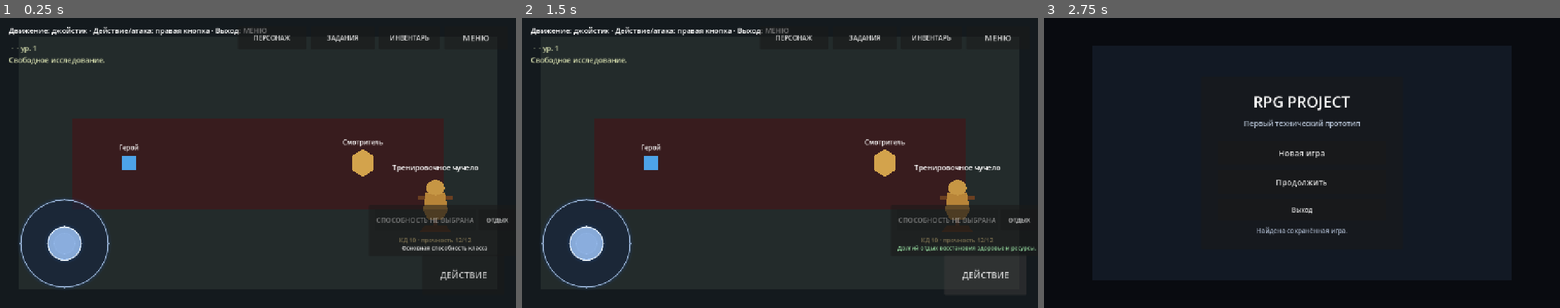
Above: before the commit, frames 1-3 (left to right).
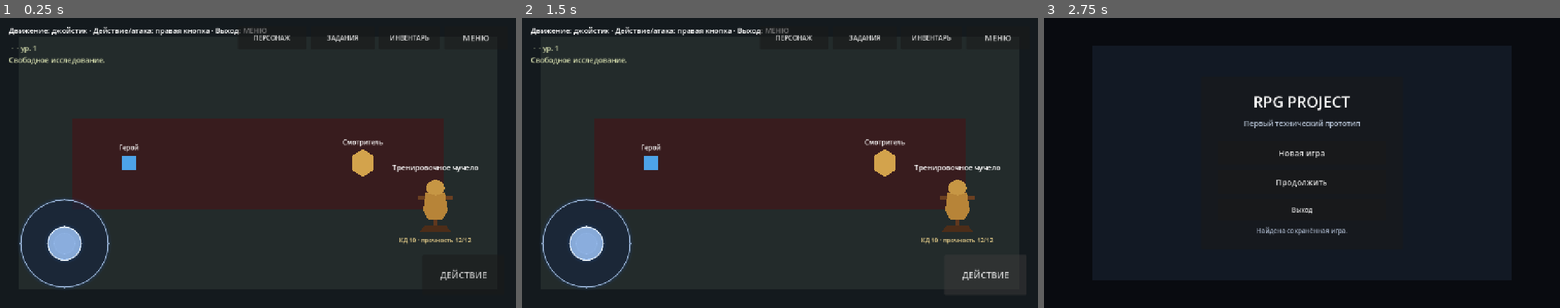
Above: after the commit, the same moments.

Repository: eretenkodaniil16-rgb/rpg-project
Game: Godot game, scene res://scenes/game/game.tscn
The game is run twice, just before and just after one commit, with the same random seed, the same clock (stepped at 60 frames per second) and the same inputs. This scene is started directly instead of the project's main scene.
Inputs (mouse positions are in pixels of both pictures, inside the frame that each line leads up to):
- Up to frame 1 (0.25 s): no input
- Up to frame 2 (1.5 s): click (1017, 221) at 0.5 s, where only the run before the commit has a clickable "ОТДЫХ"; click "ДЕЙСТВИЕ" at 1.25 s
- Up to frame 3 (2.75 s): click "МЕНЮ" at 2 s

The runs differ from the first frame. In frame 1, 0.8% of the frame differs, in the area x 73-99%, y 64-81%; in frame 2, 0.9%, in the area x 72-100%, y 64-81%; in frame 3, nothing differs.
Error after the commit: Invalid access to property or key 'rest_requested' on a base object of type 'Control (AbilityPanel)'. (res://scripts/game/game.gd:107)

Commit message:
refactor: move resting out of ability panel

Diff:
--- a/scripts/ui/ability_panel.gd
+++ b/scripts/ui/ability_panel.gd
@@ -2,13 +2,11 @@
 extends Control
 
 signal ability_requested(ability_id: String)
-signal rest_requested
 
 var _class_data: ClassDataSystem = ClassDataSystem.new()
 var _ability_button: Button
 var _resource_label: Label
 var _message_label: Label
-var _rest_button: Button
 var _character: PlayerCharacter
 
 
@@ -48,10 +46,10 @@
 	mouse_filter = Control.MOUSE_FILTER_IGNORE
 	var panel := PanelContainer.new()
 	panel.set_anchors_preset(Control.PRESET_BOTTOM_RIGHT)
-	panel.offset_left = -365.0
-	panel.offset_top = -255.0
-	panel.offset_right = -20.0
-	panel.offset_bottom = -145.0
+	panel.offset_left = -620.0
+	panel.offset_top = -142.0
+	panel.offset_right = -250.0
+	panel.offset_bottom = -20.0
 	panel.mouse_filter = Control.MOUSE_FILTER_STOP
 	panel.modulate = Color(1.0, 1.0, 1.0, 0.92)
 	add_child(panel)
@@ -64,20 +62,11 @@
 	var column := VBoxContainer.new()
 	column.add_theme_constant_override("separation", 6)
 	margin.add_child(column)
-	var row := HBoxContainer.new()
-	row.add_theme_constant_override("separation", 8)
-	column.add_child(row)
 	_ability_button = Button.new()
-	_ability_button.custom_minimum_size = Vector2(210.0, 52.0)
+	_ability_button.custom_minimum_size = Vector2(330.0, 52.0)
 	_ability_button.add_theme_font_size_override("font_size", 17)
 	_ability_button.pressed.connect(_on_ability_pressed)
-	row.add_child(_ability_button)
-	_rest_button = Button.new()
-	_rest_button.text = "ОТДЫХ"
-	_rest_button.custom_minimum_size = Vector2(90.0, 52.0)
-	_rest_button.add_theme_font_size_override("font_size", 15)
-	_rest_button.pressed.connect(_on_rest_pressed)
-	row.add_child(_rest_button)
+	column.add_child(_ability_button)
 	_resource_label = Label.new()
 	_resource_label.add_theme_font_size_override("font_size", 15)
 	_resource_label.horizontal_alignment = HORIZONTAL_ALIGNMENT_CENTER
@@ -94,9 +83,3 @@
 	if _character == null or GameState.input_locked:
 		return
 	ability_requested.emit(_character.signature_ability_id)
-
-
-func _on_rest_pressed() -> void:
-	if GameState.input_locked:
-		return
-	rest_requested.emit()
